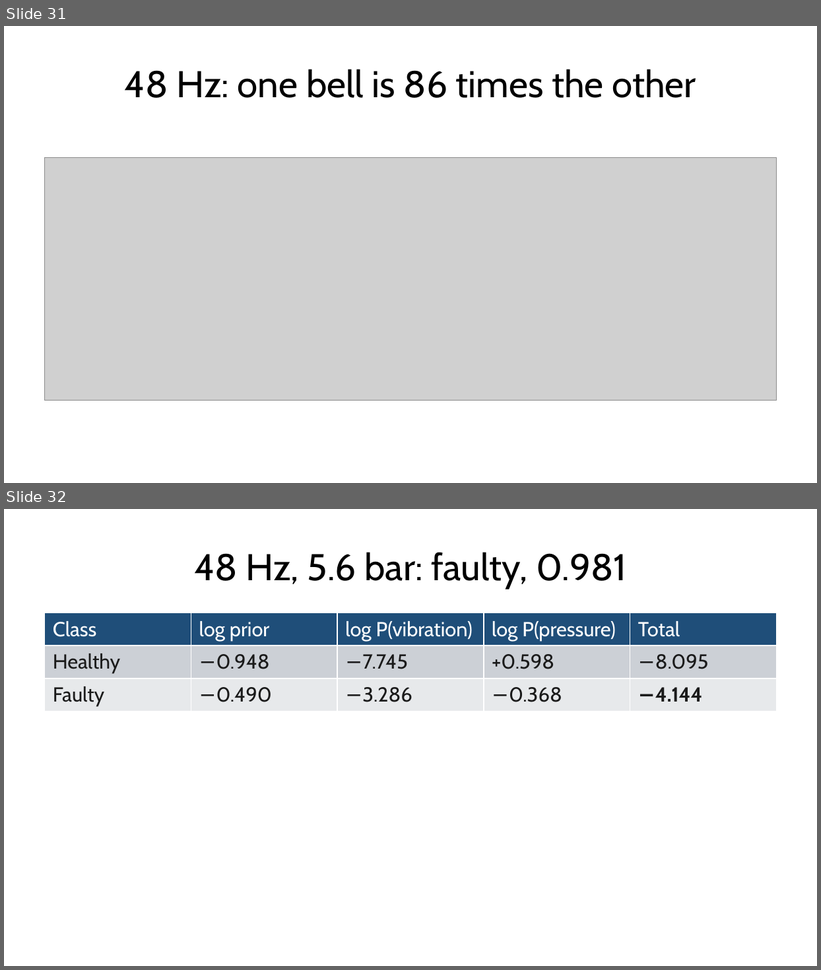
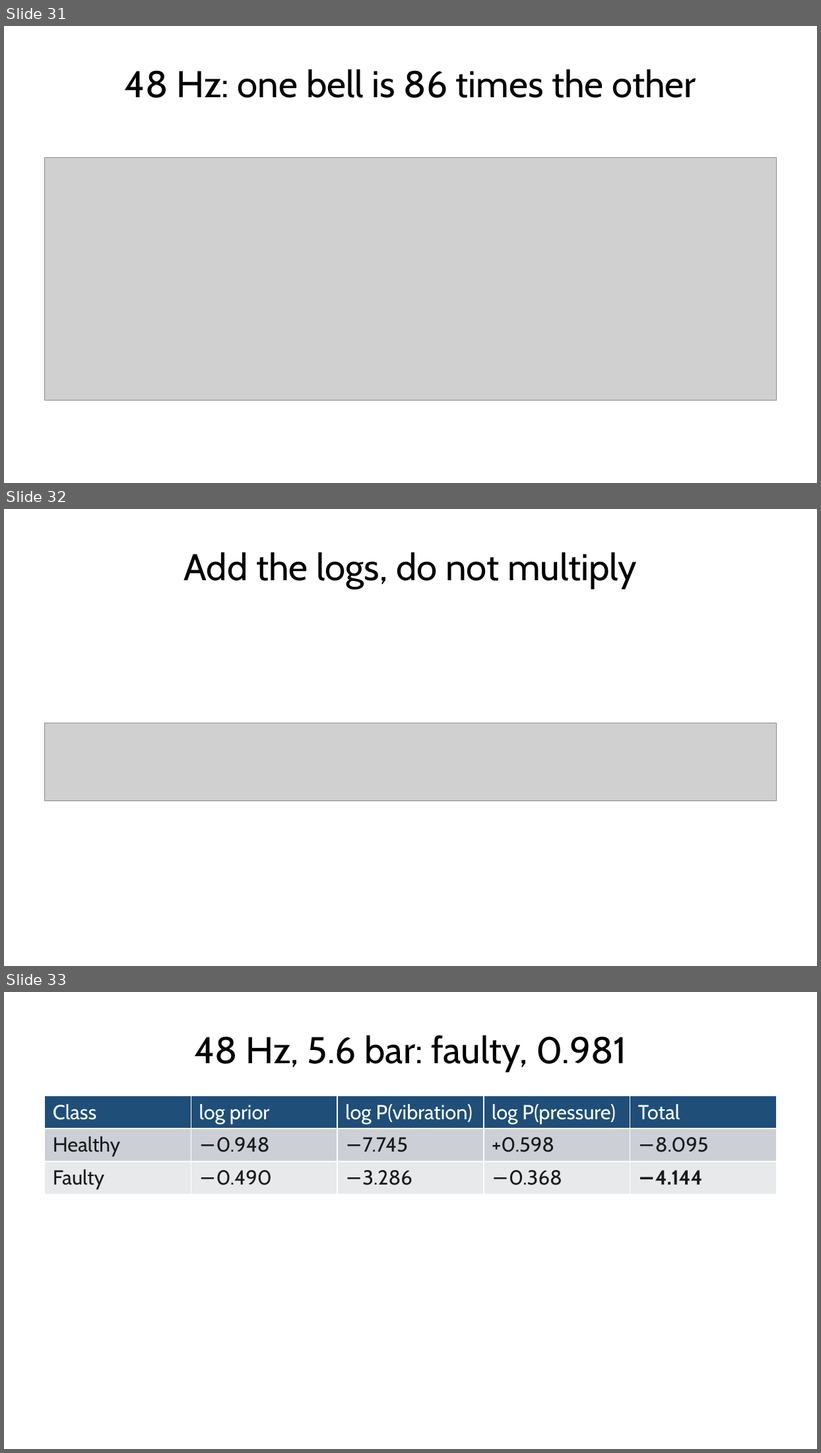
Before and after one commit to fabioantonini/technologies-for-artificial-intelligence, a slide deck: Lessons/06_knn_naive_bayes_svm/Slides/knn_naive_bayes_svm_slides.pptx. Shown one above the other, each under a label of ours: slides 31 and 32 before the commit, slides 31, 32 and 33 after it. The pictures are 821x970 and 821x1453 pixels, drawn with LibreOffice and Linux fonts; fonts in the diff are those of the drawing; grey boxes stand for pictures; background and template pictures are left out. Boxes give left, top, right and bottom in pixels: in the first picture for what was removed or moved away, otherwise in the second. Text is boxed around its words. In the diff, an @@ line names an element or a change of style, - is before the commit and + after.

```diff
--- a/Lessons/06_knn_naive_bayes_svm/Slides/knn_naive_bayes_svm_slides.pptx
+++ b/Lessons/06_knn_naive_bayes_svm/Slides/knn_naive_bayes_svm_slides.pptx
@@ slide 32 added at bbox=[4, 509, 817, 966], background #FFFFFF @@
@@ title added at bbox=[184, 552, 637, 589], 33 pt, text #1A1A1A @@
+Add the logs, do not multiply
@@ picture added at bbox=[45, 723, 776, 801] @@
@@ what was slide 32 is now slide 33 @@
```
Also in this commit, not shown: 6 other files.
